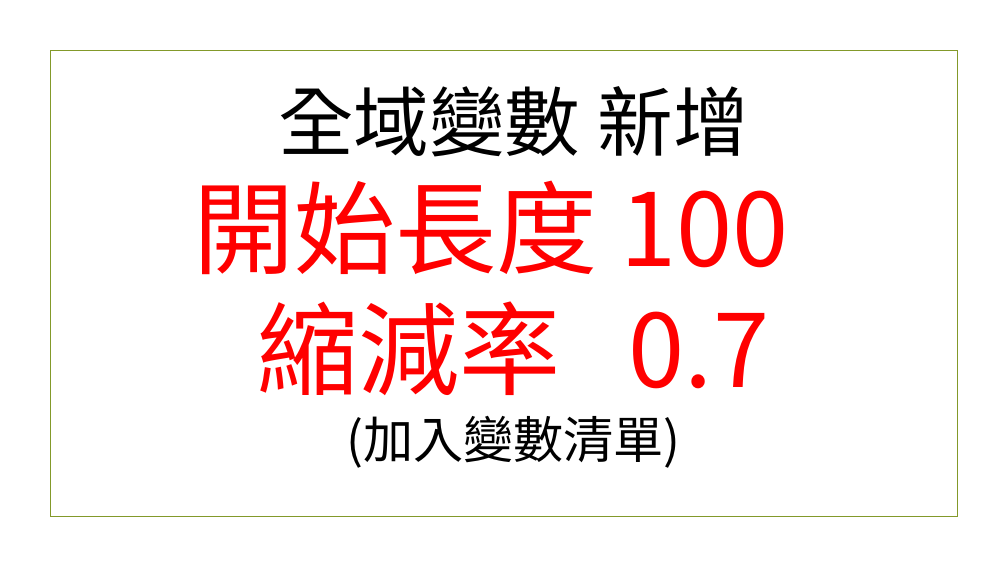
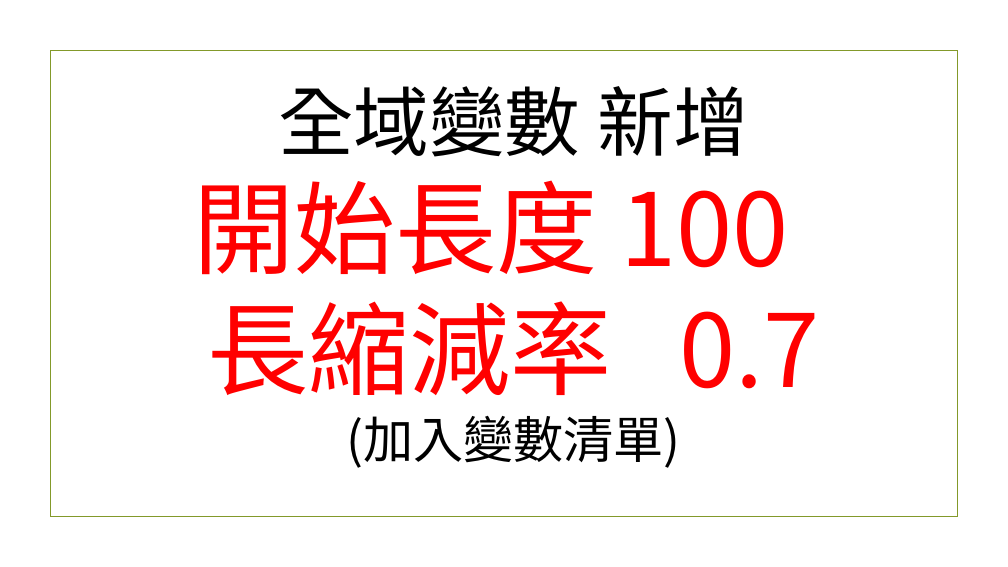
Before and after one commit to beardad1975/py4t, a slide deck: slide 29 of 課程資料/專題-海龜與樹/海龜與樹程式簡報.pptx (slide 26 before the commit). Drawn at 1008x567 pixels with LibreOffice and Linux fonts; fonts in the diff are those of the drawing; background and template pictures are left out. Boxes give left, top, right and bottom in pixels: in the first picture for what was removed or moved away, otherwise in the second. Text is boxed around its words. In the diff, an @@ line names an element or a change of style, - is before the commit and + after.

```diff
--- a/課程資料/專題-海龜與樹/海龜與樹程式簡報.pptx
+++ b/課程資料/專題-海龜與樹/海龜與樹程式簡報.pptx
@@ title at (x1=193, y1=86, x2=819, y2=468): text changed @@
-全域變數 新增
-開始長度 100
-縮減率 0.7
-(加入變數清單)
+全域變數 新增
+開始長度 100
+長縮減率 0.7
+(加入變數清單)
```
Also in this commit, not shown: 14 other slides changed, 27 slides added, 21 other files.
